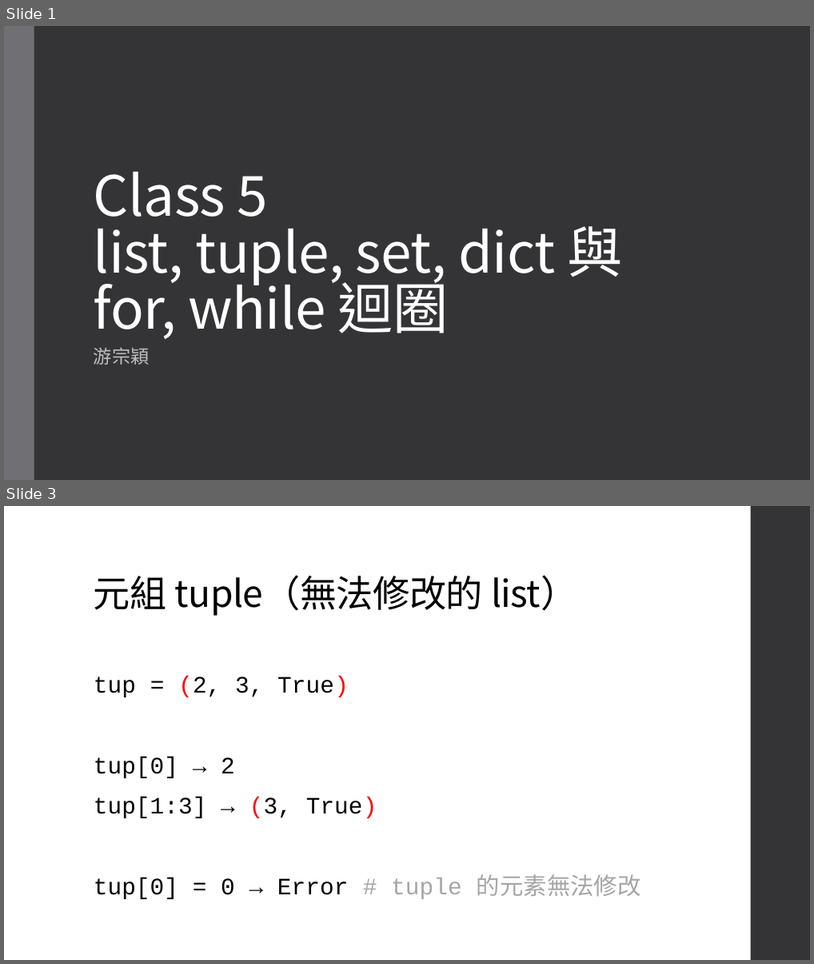
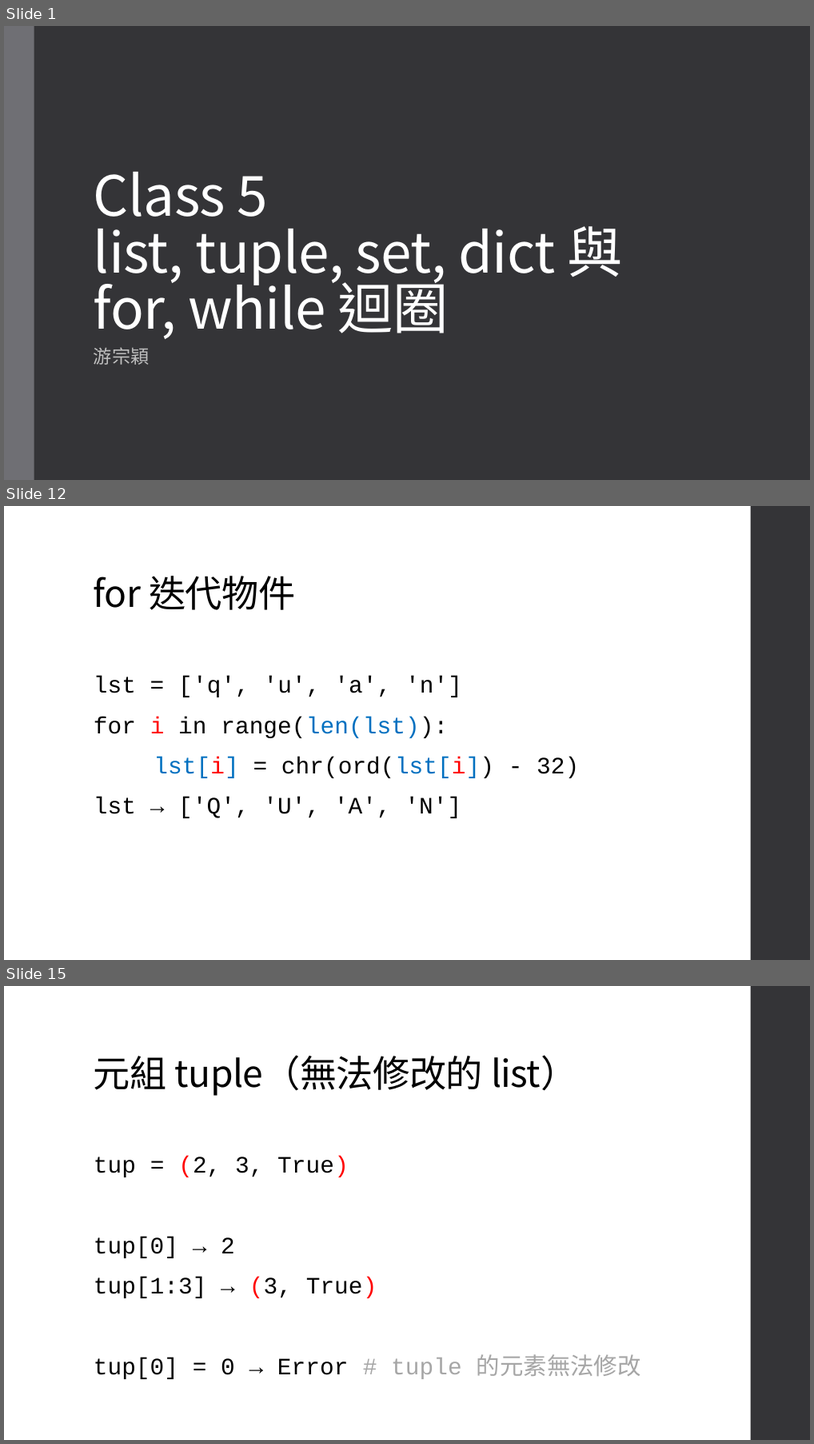
Before and after one commit to an920107/ServiceLearning, a slide deck: Class 5.pptx. Shown one above the other, each under a label of ours: slides 1 and 3 before the commit, slides 1, 12 and 15 after it; the slides between them are not shown. The pictures are 814x964 and 814x1444 pixels, drawn with LibreOffice and Linux fonts; fonts in the diff are those of the drawing. Boxes give left, top, right and bottom in pixels: in the first picture for what was removed or moved away, otherwise in the second. Text is boxed around its words. In the diff, an @@ line names an element or a change of style, - is before the commit and + after.

```diff
--- a/Class 5.pptx
+++ b/Class 5.pptx
@@ slide 12 added at [4,506,810,960], background #FFFFFF; not listed: 1 template element that a slide beside it also shows @@
@@ title added at [94,576,295,610], 44 pt, text #000000 @@
+for 迭代物件
@@ text added at [94,676,579,818], 28 pt, text #000000 @@
+lst = ['q', 'u', 'a', 'n']
+for i in range(len(lst)):
+lst[i] = chr(ord(lst[i]) - 32)
+lst → ['Q', 'U', 'A', 'N']
@@ what was slide 3 is now slide 15 @@
```
Also in this commit, not shown: 2 slides changed, 13 other slides added.
